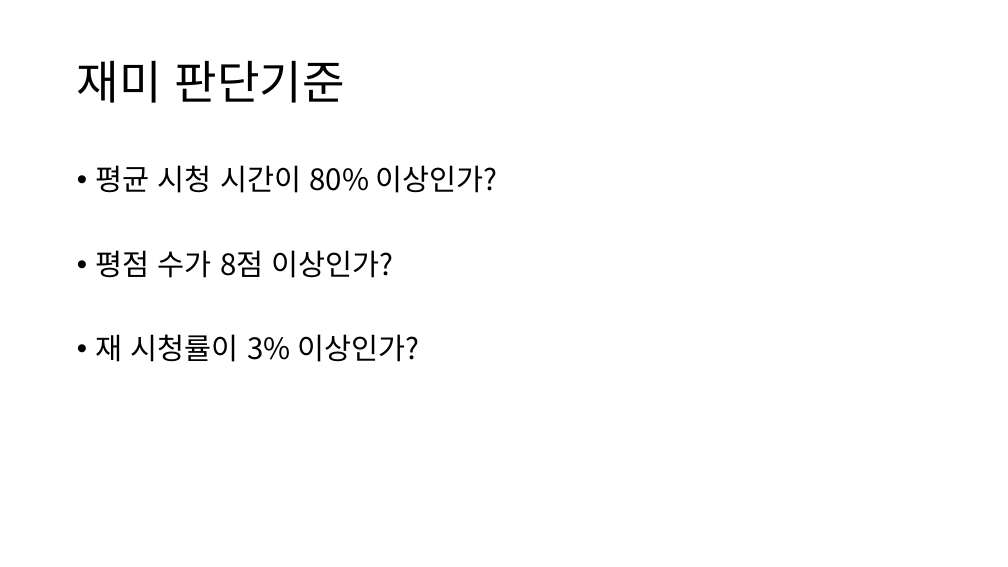
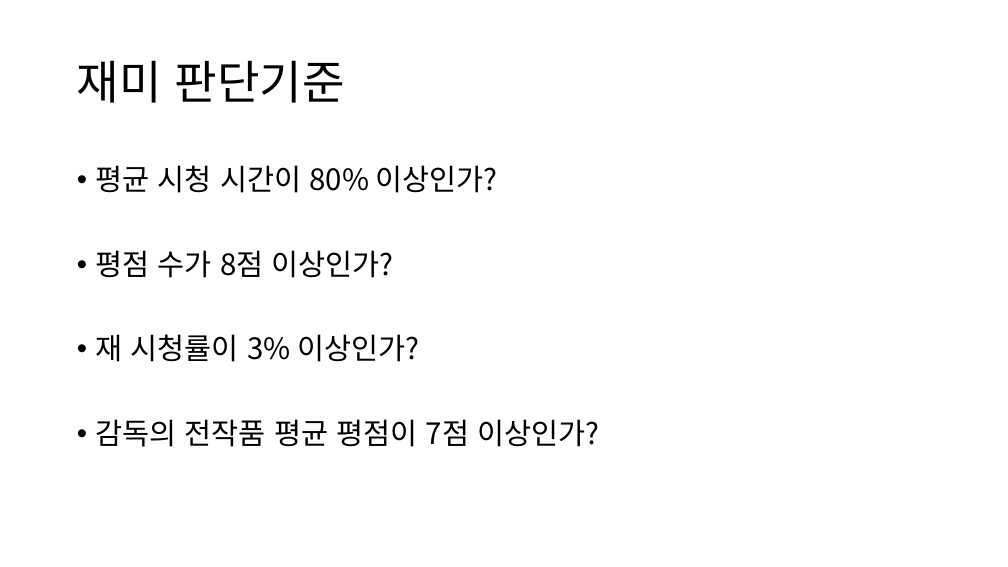
Before and after one commit to tjsrnjs17/WB_DB_Lecture, a slide deck: slide 2 of 박지은, 유민경.pptx. Drawn at 1008x567 pixels with LibreOffice and Linux fonts; fonts in the diff are those of the drawing. Boxes give left, top, right and bottom in pixels: in the first picture for what was removed or moved away, otherwise in the second. Text is boxed around its words. In the diff, an @@ line names an element or a change of style, - is before the commit and + after.

```diff
--- a/박지은, 유민경.pptx
+++ b/박지은, 유민경.pptx
@@ text at <box>96,419,599,447</box>: paragraph added @@
+• 감독의 전작품 평균 평점이 7점 이상인가?
```
